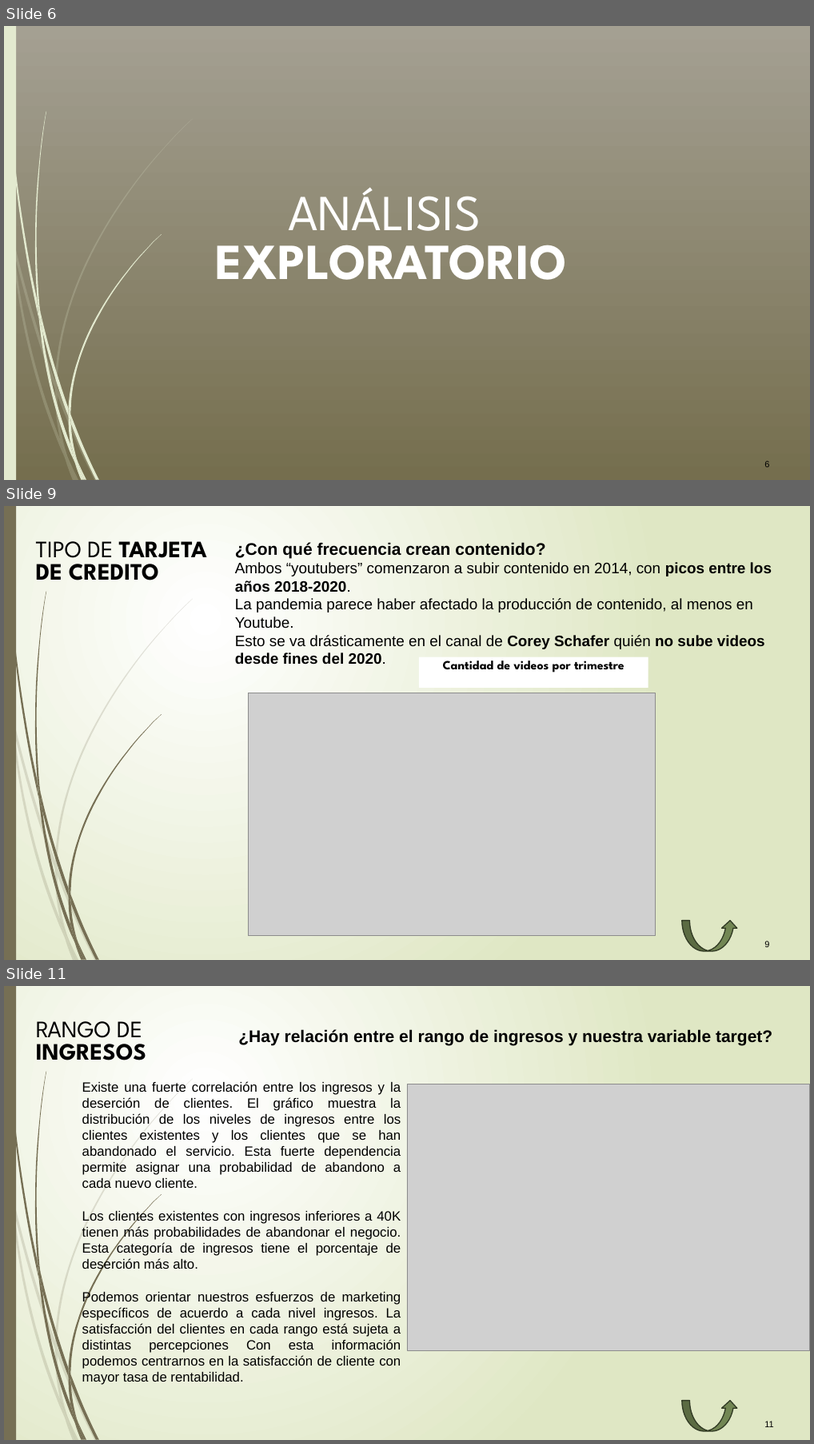
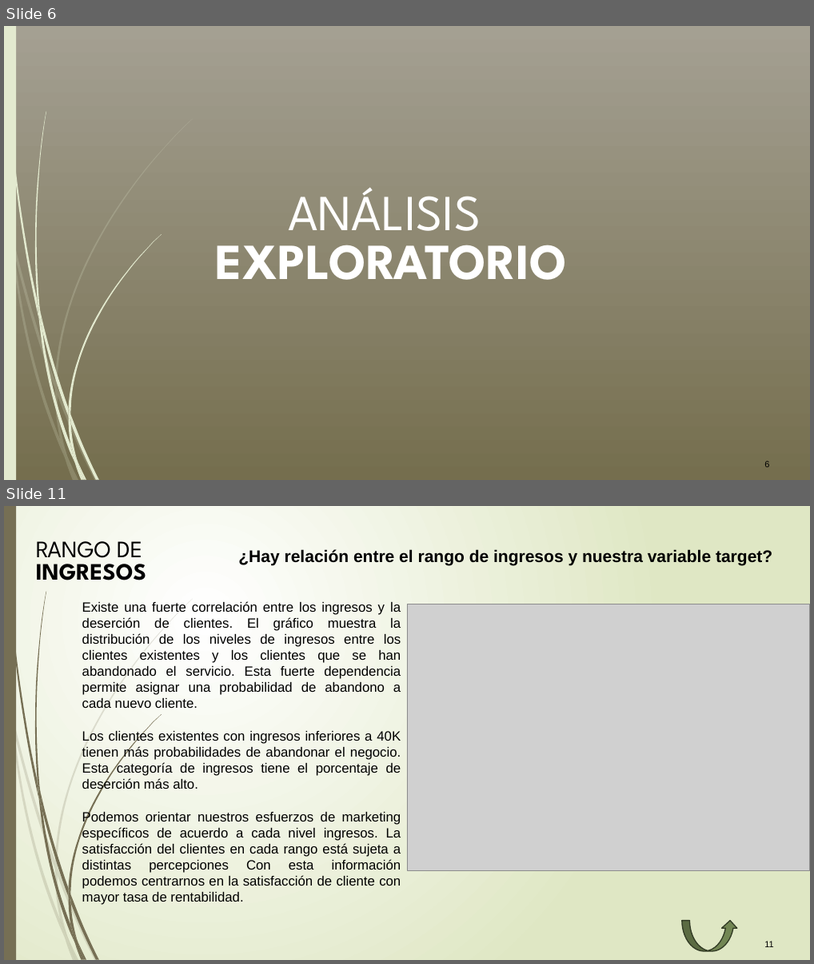
Before and after one commit to biummato/Data, a slide deck: DS.pptx. Shown one above the other, each under a label of ours: slides 6, 9 and 11 before the commit, slides 6 and 11 after it; the slides between them are not shown. The pictures are 814x1444 and 814x964 pixels, drawn with LibreOffice and Linux fonts; fonts in the diff are those of the drawing; grey boxes stand for pictures. Boxes give left, top, right and bottom in pixels: in the first picture for what was removed or moved away, otherwise in the second. Text is boxed around its words. In the diff, an @@ line names an element or a change of style, - is before the commit and + after.

```diff
--- a/DS.pptx
+++ b/DS.pptx
@@ slide 9 removed at bbox=[4, 506, 810, 960], background gradient #FFFFFF to #DFE8C4; not listed: 23 template elements that a slide beside it also shows @@
@@ text removed at bbox=[36, 541, 207, 580] @@
-TIPO DE TARJETA DE CREDITO
@@ text removed at bbox=[235, 542, 772, 664] @@
-¿Con qué frecuencia crean contenido?
-Ambos “youtubers” comenzaron a subir contenido en 2014, con picos entre los años 2018-2020.
-La pandemia parece haber afectado la producción de contenido, al menos en Youtube.
-Esto se va drásticamente en el canal de Corey Schafer quién no sube videos desde fines del 2020.
@@ rectangle removed at bbox=[419, 657, 648, 688] @@
-Cantidad de videos por trimestre
@@ picture removed at bbox=[249, 692, 656, 936] @@
@@ curved up arrow removed at bbox=[682, 920, 738, 952] @@
@@ page number removed at bbox=[765, 940, 770, 947] @@
-9
```
Also in this commit, not shown: 7 slides changed, 2 slides added, 1 other slide removed.
